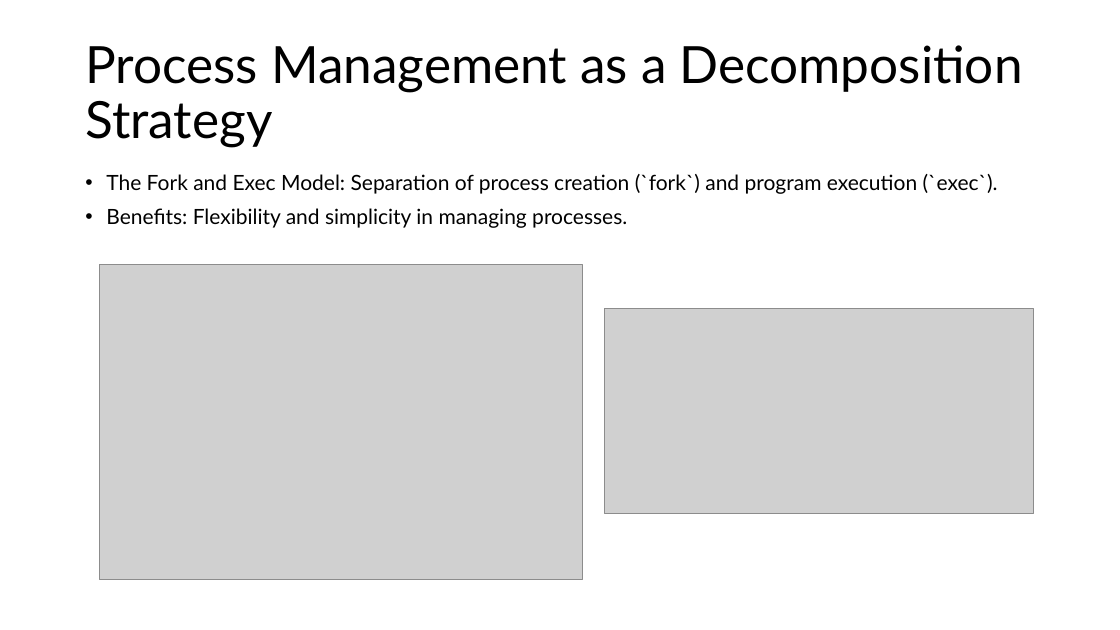
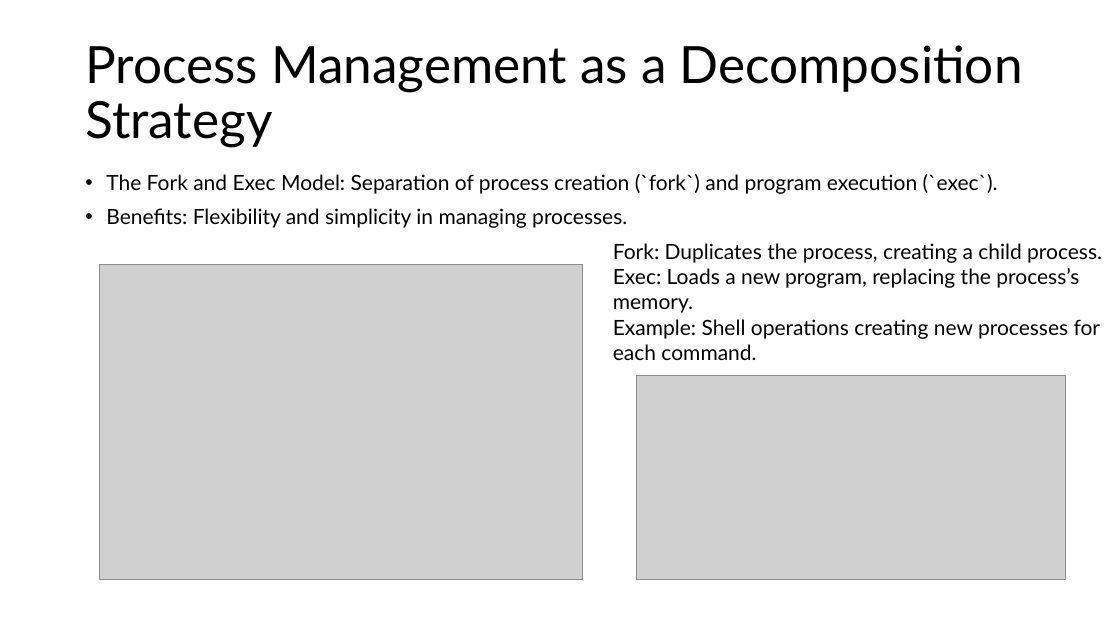
Before and after one commit to aregm/system-design-course, a slide deck: slide 27 of docs/Lecture 5.pptx (slide 26 before the commit). Drawn at 1120x630 pixels with LibreOffice and Linux fonts; fonts in the diff are those of the drawing; grey boxes stand for pictures. Boxes give left, top, right and bottom in pixels: in the first picture for what was removed or moved away, otherwise in the second. Text is boxed around its words. In the diff, an @@ line names an element or a change of style, - is before the commit and + after.

```diff
--- a/docs/Lecture 5.pptx
+++ b/docs/Lecture 5.pptx
@@ text added at (613,243,1102,360), 18 pt, text #000000 @@
+Fork: Duplicates the process, creating a child process.
+Exec: Loads a new program, replacing the process’s memory.
+Example: Shell operations creating new processes for each command.
@@ picture: place and size @@
-picture at (605,309,1034,514)
+picture at (637,376,1066,581)
```
Also in this commit, not shown: 20 other slides changed, 2 slides added, 1 slide removed.
